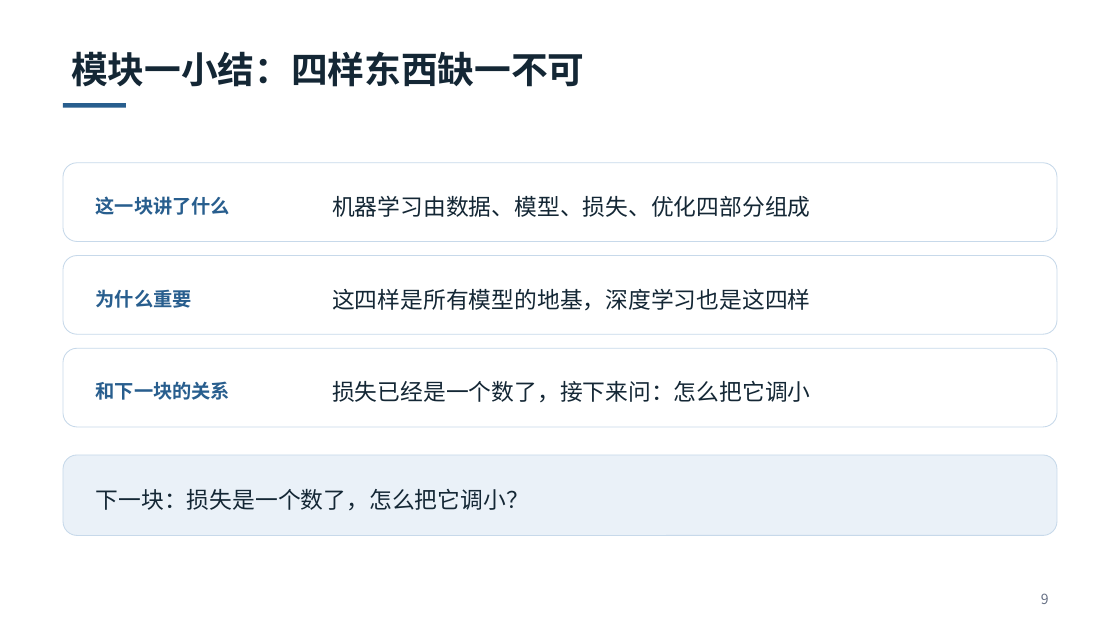
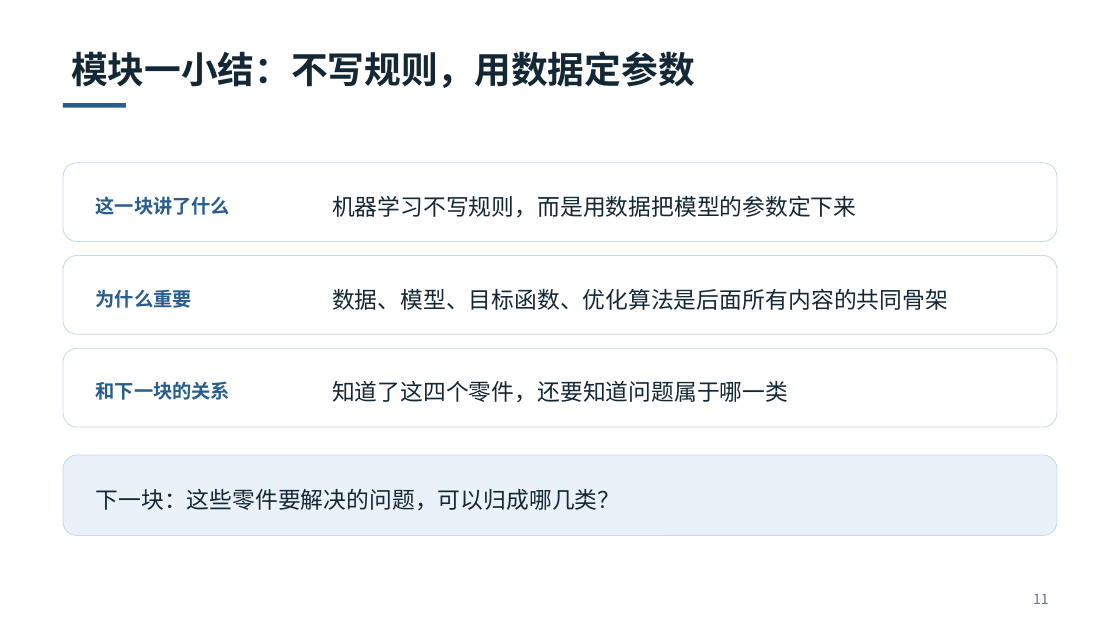
Before and after one commit to fjfjkk2717821463-cpu/Robo-Education-Recruitment, a slide deck: slide 11 of slides/机器学习基础-让程序从数据里找规律.pptx (slide 9 before the commit). Drawn at 1120x630 pixels with LibreOffice and Linux fonts; fonts in the diff are those of the drawing. Boxes give left, top, right and bottom in pixels: in the first picture for what was removed or moved away, otherwise in the second. Text is boxed around its words. In the diff, an @@ line names an element or a change of style, - is before the commit and + after.

Commit message:
课件改为 22 页概念入门版：新增问题类型、四组件、任务分类练习

```diff
--- a/slides/机器学习基础-让程序从数据里找规律.pptx
+++ b/slides/机器学习基础-让程序从数据里找规律.pptx
@@ text at [71, 51, 695, 88]: text changed @@
-模块一小结：四样东西缺一不可
+模块一小结：不写规则，用数据定参数
@@ text at [332, 196, 857, 218]: text changed @@
-机器学习由数据、模型、损失、优化四部分组成
+机器学习不写规则，而是用数据把模型的参数定下来
@@ text at [332, 289, 948, 310]: text changed @@
-这四样是所有模型的地基，深度学习也是这四样
+数据、模型、目标函数、优化算法是后面所有内容的共同骨架
@@ text at [332, 381, 788, 403]: text changed @@
-损失已经是一个数了，接下来问：怎么把它调小
+知道了这四个零件，还要知道问题属于哪一类
@@ text at [96, 489, 621, 510]: text changed @@
-下一块：损失是一个数了，怎么把它调小？
+下一块：这些零件要解决的问题，可以归成哪几类？
@@ text at [1033, 594, 1049, 604]: text changed @@
-9
+11
```
Also in this commit, not shown: 15 other slides changed, 6 slides added, 4 slides removed, 3 other files.
